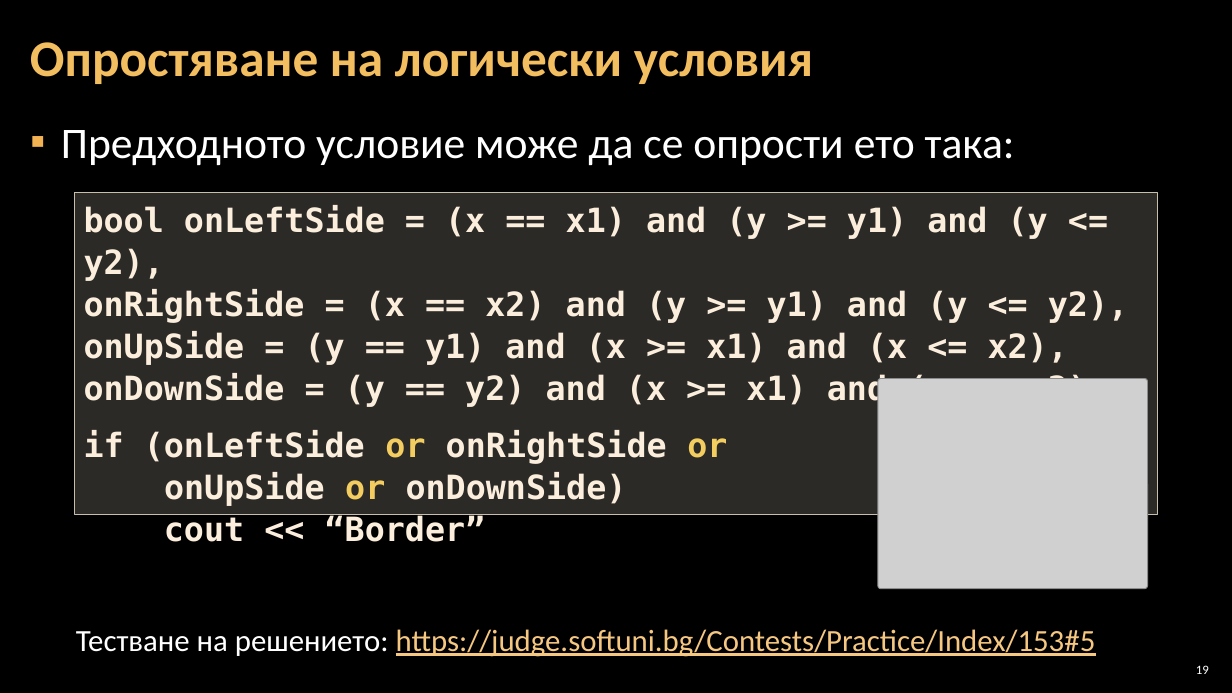
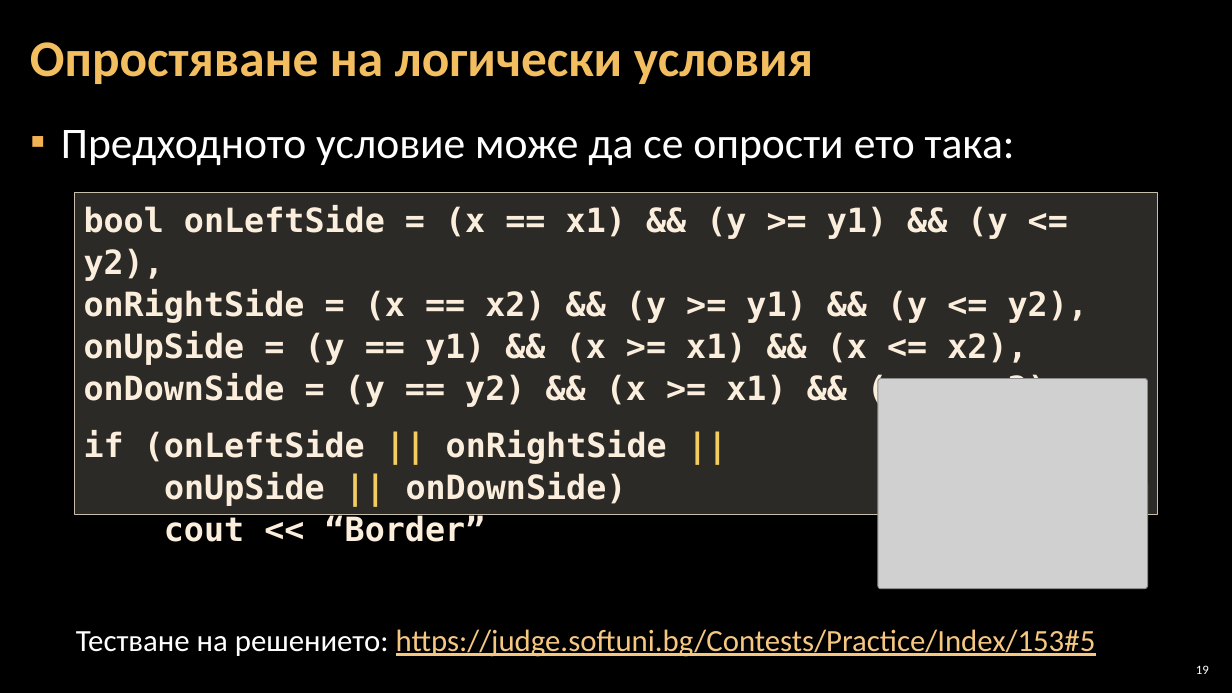
Before and after one commit to Software-University/C-plus-plus, a slide deck: slide 19 of 4. Complex-Conditions/4. Complex-Conditions.pptx. Drawn at 1232x693 pixels with LibreOffice and Linux fonts; fonts in the diff are those of the drawing; grey boxes stand for pictures; background and template pictures are left out. Boxes give left, top, right and bottom in pixels: in the first picture for what was removed or moved away, otherwise in the second. Text is boxed around its words. In the diff, an @@ line names an element or a change of style, - is before the commit and + after.

Commit message:
finish lecture 4

```diff
--- a/4. Complex-Conditions/4. Complex-Conditions.pptx
+++ b/4. Complex-Conditions/4. Complex-Conditions.pptx
@@ text in rectangle at bbox=[84, 205, 1088, 506]: text changed @@
-bool onLeftSide = (x == x1) and (y >= y1) and (y <= y2),
-onRightSide = (x == x2) and (y >= y1) and (y <= y2),
-onUpSide = (y == y1) and (x >= x1) and (x <= x2),
-onDownSide = (y == y2) and (x >= x1) and (x <= x2);
-if (onLeftSide or onRightSide or
-onUpSide or onDownSide)
+bool onLeftSide = (x == x1) && (y >= y1) && (y <= y2),
+onRightSide = (x == x2) && (y >= y1) && (y <= y2),
+onUpSide = (y == y1) && (x >= x1) && (x <= x2),
+onDownSide = (y == y2) && (x >= x1) && (x <= x2);
+if (onLeftSide || onRightSide ||
+onUpSide || onDownSide)
```
Also in this commit, not shown: 9 other slides changed.
